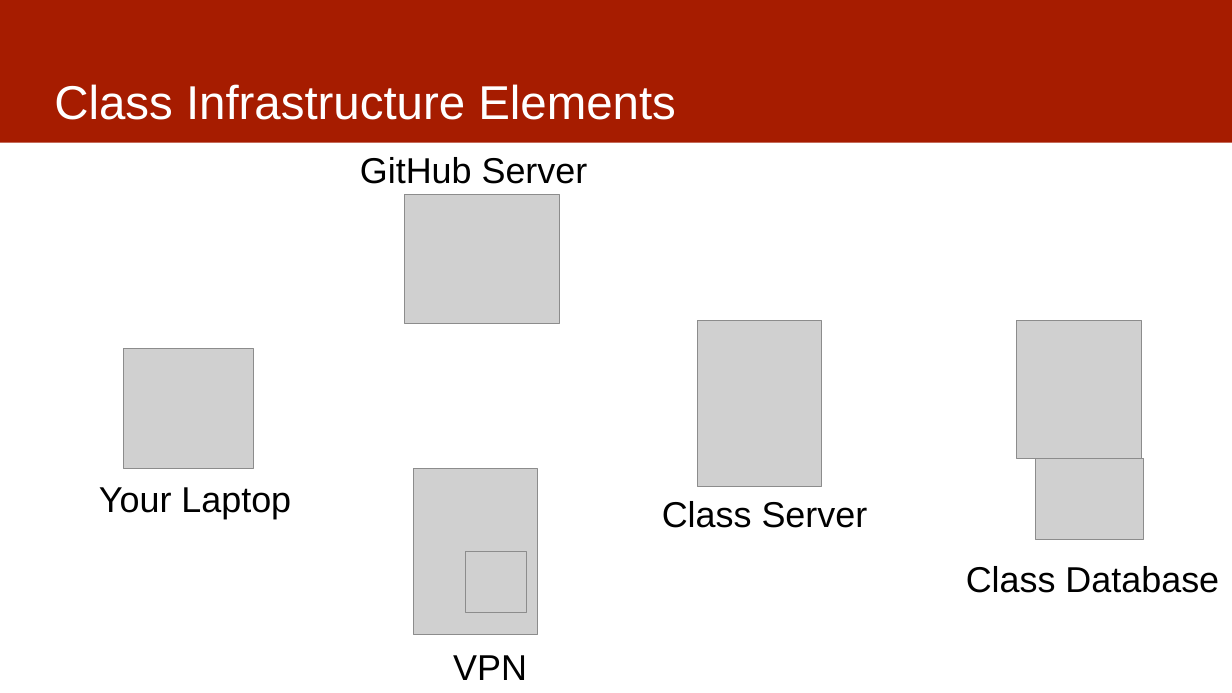
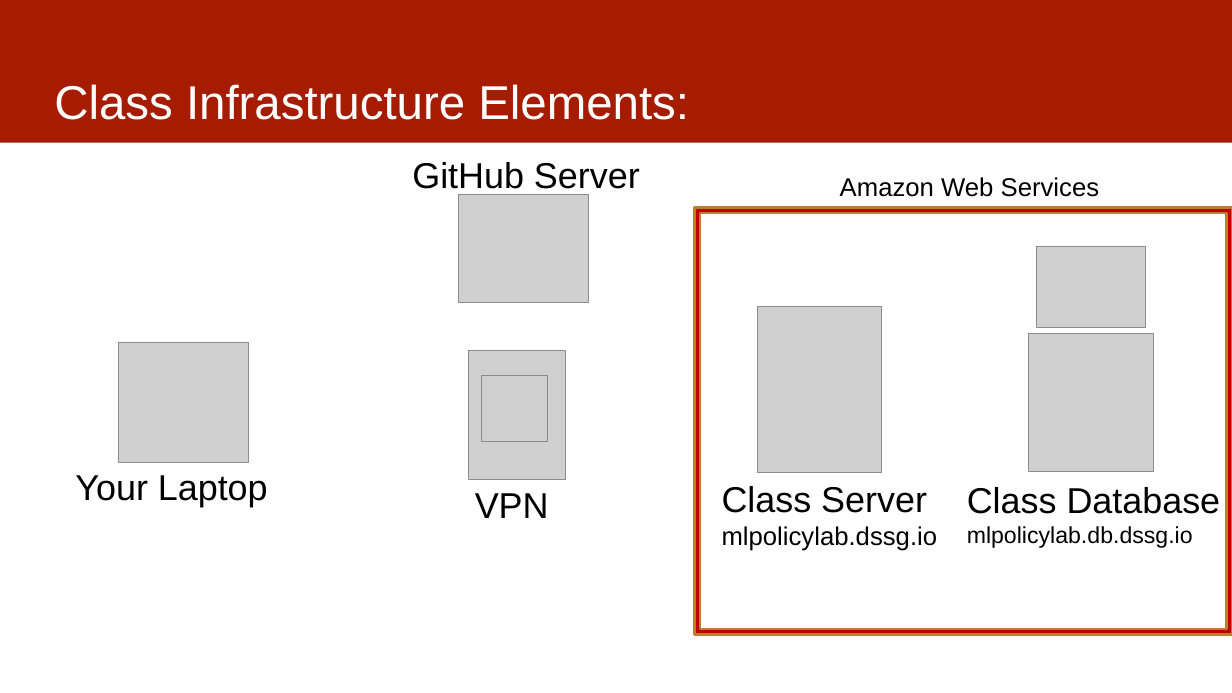
Before and after one commit to dssg/mlforpublicpolicylab, a slide deck: slide 4 of 02 - Case Studies and Acquiring Data/data -- discussion.pptx. Drawn at 1232x693 pixels with LibreOffice and Linux fonts; fonts in the diff are those of the drawing; grey boxes stand for pictures. Boxes give left, top, right and bottom in pixels: in the first picture for what was removed or moved away, otherwise in the second. Text is boxed around its words. In the diff, an @@ line names an element or a change of style, - is before the commit and + after.

Commit message:
updated slides

```diff
--- a/02 - Case Studies and Acquiring Data/data -- discussion.pptx
+++ b/02 - Case Studies and Acquiring Data/data -- discussion.pptx
@@ title at (54, 84, 689, 120): text changed @@
-Class Infrastructure Elements
+Class Infrastructure Elements:
@@ text "GitHub Server" rewrapped from (360, 157, 588, 184) to (412, 162, 640, 195) @@
@@ text added at (840, 177, 1099, 197), 20 pt, text #000000 @@
+Amazon Web Services
@@ picture: place and size @@
-picture at (405, 195, 560, 323)
+picture at (458, 194, 589, 302)
@@ frame added at (695, 208, 1232, 635), fill #C00000, outline #BD7F2F 2 pt @@
@@ picture: place and size @@
-picture at (1035, 458, 1143, 540)
+picture at (1037, 246, 1145, 327)
@@ picture: place and size @@
-picture at (698, 321, 822, 487)
+picture at (758, 307, 882, 473)
@@ picture: place and size @@
-picture at (123, 348, 253, 469)
+picture at (118, 342, 249, 462)
@@ picture: place and size @@
-picture at (413, 469, 537, 635)
+picture at (469, 351, 565, 480)
@@ picture: place and size @@
-picture at (1017, 321, 1141, 458)
+picture at (1029, 334, 1153, 471)
@@ picture: place and size @@
-picture at (465, 552, 526, 613)
+picture at (482, 375, 548, 442)
@@ text "Your Laptop": place and size @@
-text "Your Laptop" at (99, 487, 291, 519)
+text "Your Laptop" at (75, 475, 268, 507)
@@ text "VPN": place and size @@
-text "VPN" at (453, 655, 527, 680)
+text "VPN" at (475, 493, 549, 518)
@@ text at (722, 486, 938, 551): text changed; size 28 to 20 pt @@
-Class Server
+Class Server
+mlpolicylab.dssg.io
@@ text at (967, 487, 1221, 548): text changed; size 28 to 18 pt @@
-Class Database
+Class Database
+mlpolicylab.db.dssg.io
```
Also in this commit, not shown: 4 other slides changed, 5 slides added, 1 slide removed.
